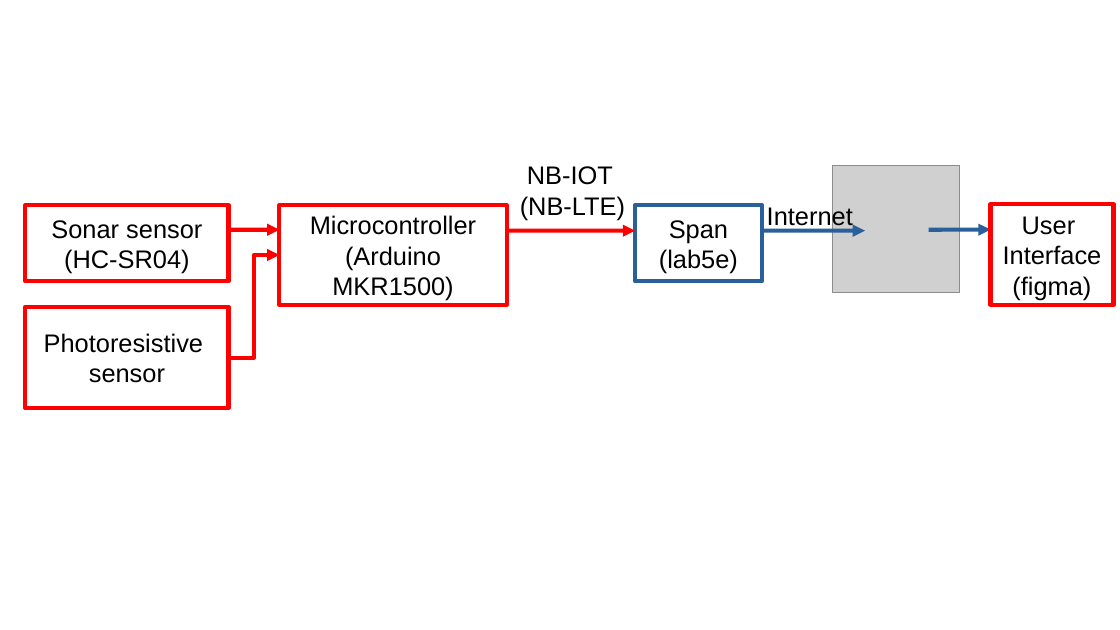
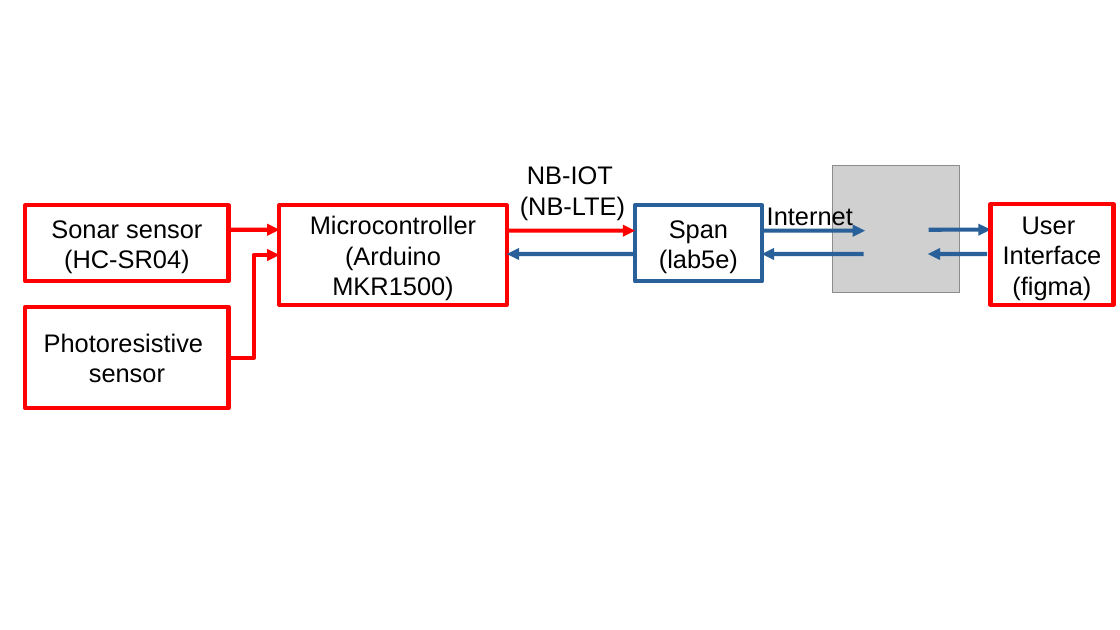
Before and after one commit to Melkemannen/TIO-4852, a slide deck: slide 1 of flowchart.odp. Drawn at 1120x630 pixels with LibreOffice and Linux fonts; fonts in the diff are those of the drawing; grey boxes stand for pictures. Boxes give left, top, right and bottom in pixels: in the first picture for what was removed or moved away, otherwise in the second. Text is boxed around its words. In the diff, an @@ line names an element or a change of style, - is before the commit and + after.

```diff
--- a/flowchart.odp
+++ b/flowchart.odp
@@ arrow added from (635, 254) to (507, 254), #2A6099 2.89 pt @@
@@ arrow added from (864, 254) to (762, 254), #2A6099 2.89 pt @@
@@ arrow added from (988, 254) to (928, 254), #2A6099 2.89 pt @@
```
Also in this commit, not shown: 5 other files.
